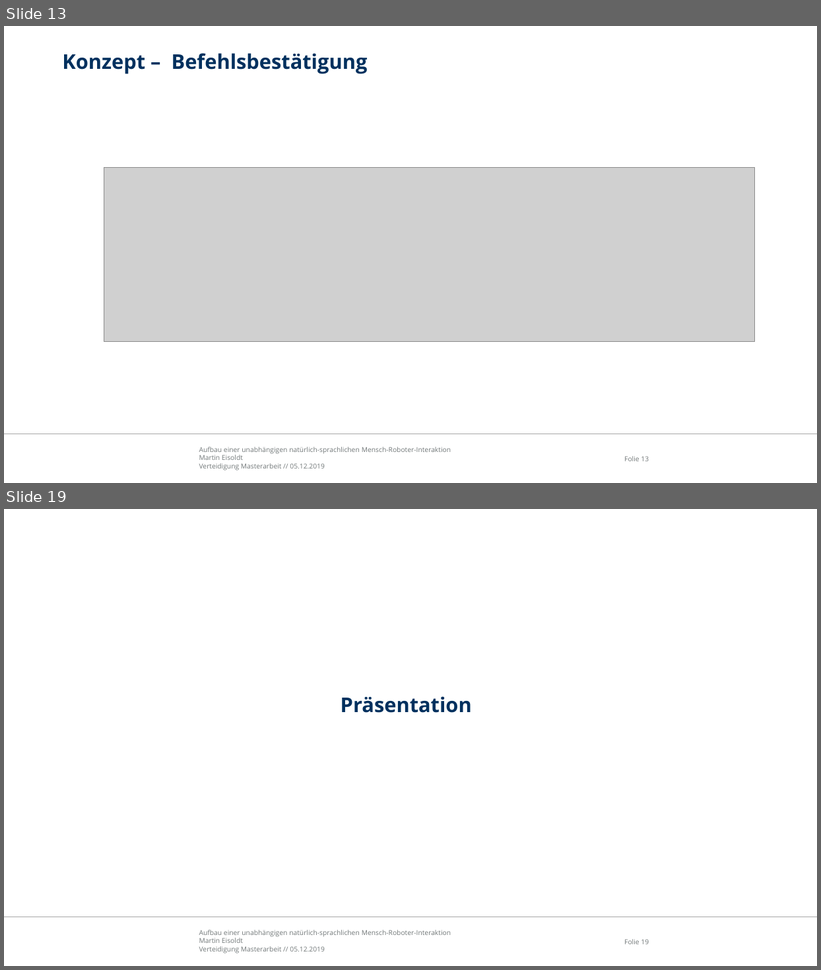
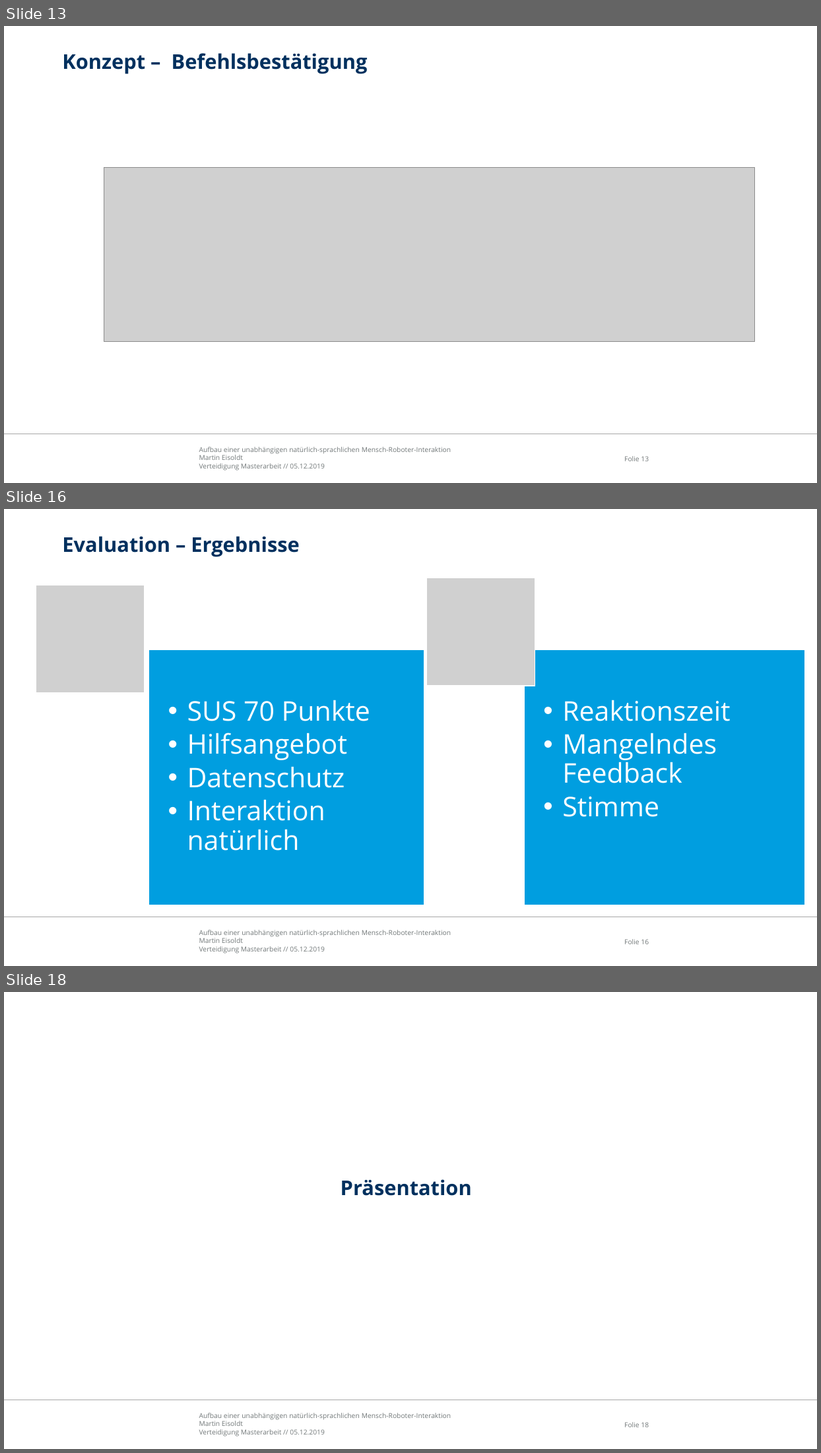
Before and after one commit to edegeyer/masterarbeit, a slide deck: verteidigung/verteidigung.pptx. Shown one above the other, each under a label of ours: slides 13 and 19 before the commit, slides 13, 16 and 18 after it; the slides between them are not shown. The pictures are 821x970 and 821x1453 pixels, drawn with LibreOffice and Linux fonts; fonts in the diff are those of the drawing; grey boxes stand for pictures; background and template pictures are left out. Boxes give left, top, right and bottom in pixels: in the first picture for what was removed or moved away, otherwise in the second. Text is boxed around its words. In the diff, an @@ line names an element or a change of style, - is before the commit and + after.

```diff
--- a/verteidigung/verteidigung.pptx
+++ b/verteidigung/verteidigung.pptx
@@ slide 16 added at [4,509,817,966], background #FFFFFF; not listed: 3 template elements that a slide beside it also shows @@
@@ title added at [62,536,299,557], 24 pt, text #00305E, bold @@
+Evaluation – Ergebnisse
@@ group added at [36,578,805,906]: 2 rectangles, 2 texts, 2 pictures @@
+  • SUS 70 Punkte
+  • Hilfsangebot
+  • Datenschutz
+  • Interaktion natürlich
+  • Reaktionszeit
+  • Mangelndes Feedback
+  • Stimme
@@ what was slide 19 is now slide 18 @@
```
Also in this commit, not shown: 5 slides changed, 1 other slide added, 3 slides removed.
